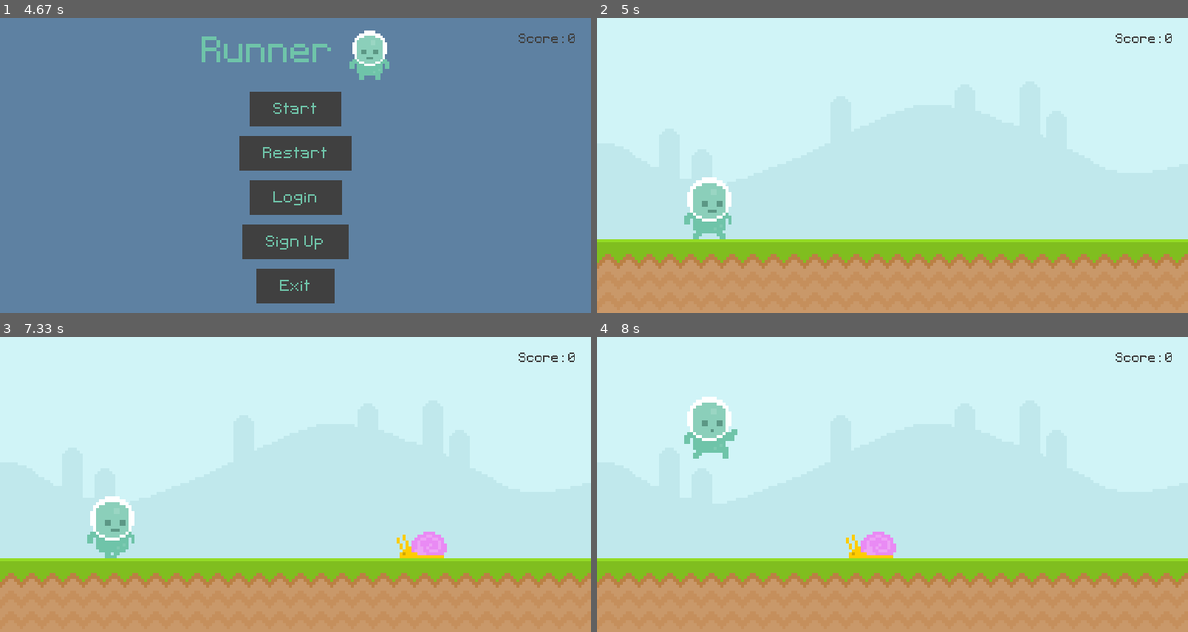
Above: before the commit, frames 1-4 (two rows, left to right).
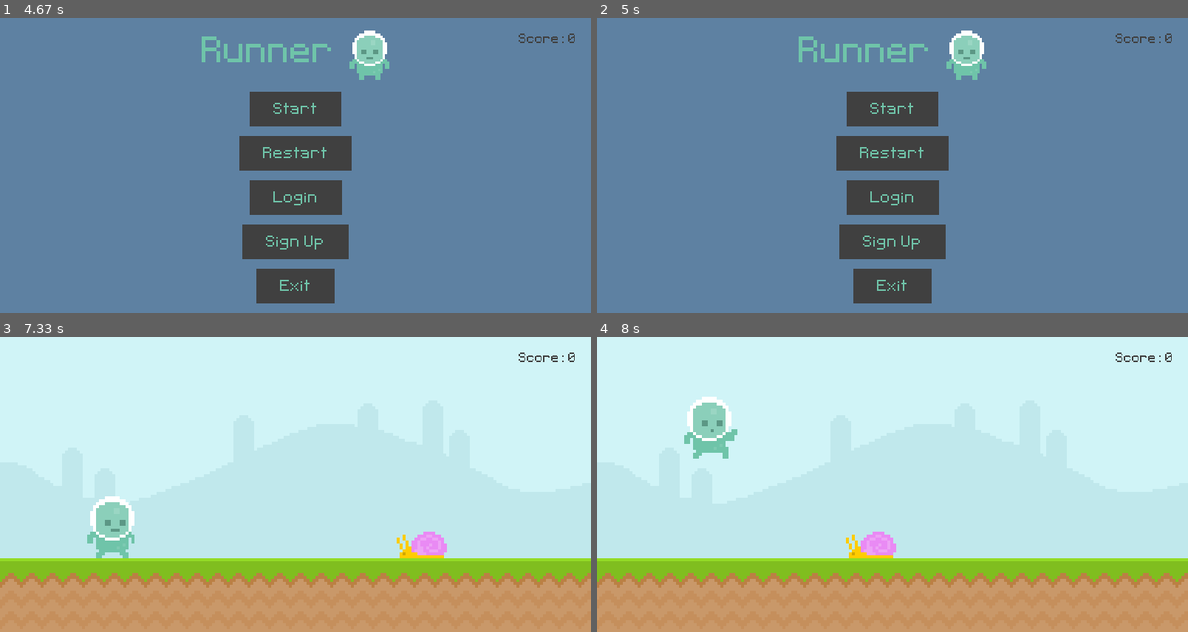
Above: after the commit, the same moments.

Repository: Zain-Khoso/pygame-runner
Game: pygame game, started from main.py
Same seed, same stepped clock (60 frames per second), same inputs: the game is played once before the commit and once after it.
Inputs (mouse positions are in pixels of both pictures, inside the frame that each line leads up to):
- Up to frame 1 (4.67 s): click (295, 165) at 0.38 s; tap Space at 0.67, 1.07, 1.37, 1.9, 2.2, 2.97, 3.3, 3.6 s
- Up to frame 2 (5 s): click (892, 109) at 4.78 s
- Up to frame 3 (7.33 s): click (319, 472) at 5.52 s; tap Space at 5.87, 6.17, 6.37, 6.67, 7.2 s
- Up to frame 4 (8 s): tap Space at 7.5 s

Frame 1 is identical in both runs. In frame 2, 100% of the frame differs, in the area x 0-100%, y 0-100%; in frame 3, less than 0.1%; in frame 4, nothing differs.

Commit message:
update: Game pause logic

Diff:
--- a/game/game.py
+++ b/game/game.py
@@ -34,7 +34,7 @@
         self.score = Score()
 
         # Menu buttons
-        self.start_button = Button("Start", 100, self.start_game)
+        self.start_button = Button("Start", 100, self.continue_game)
         self.restart_button = Button("Restart", 160, self.start_game)
         self.login_button = Button("Login", 220)
         self.signup_button = Button("Sign Up", 280)
@@ -78,7 +78,6 @@
 
     def handle_collisions(self):
         if pygame.sprite.spritecollide(self.player.sprite, self.obsticles, False):
-            self.obsticles.empty()
             self.game_active = False
 
         else:
@@ -120,7 +119,11 @@
         self.play_music()
 
     def start_game(self):
+        self.obsticles.empty()
         self.score.reset()
+        self.game_active = True
+
+    def continue_game(self):
         self.game_active = True
 
     def exit_game(self):
